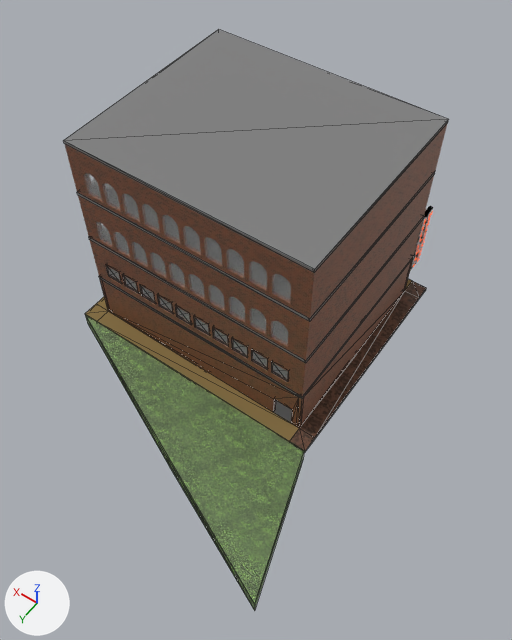
Renders of the glTF model Gangsta Wizards/Main/BUILDINGS/Assembly/A-2/Honky Tonk.glb from each side of a commit.
Before and after are seen from a camera (50 mm lens) standing at (-24.7, 34.9, 51.9) and looking at (-4.5, 6.6, 7.4). The lights are fixed; the arrows at lower left show +X, +Y and +Z. The picture after the commit comes second. Mesh edges are drawn as thin lines on the coarser meshes. Where no turn or scale is listed for an object, it has been applied to the vertices.

Objects in the first picture: 'Floor.001', 'Floor.003', 'Floor.004', 'Floor.005', 'Undeveloped Land.001', 'Walls', 'Walls.001', 'Window.001', 'Window.003', 'Windows' and 3 more.
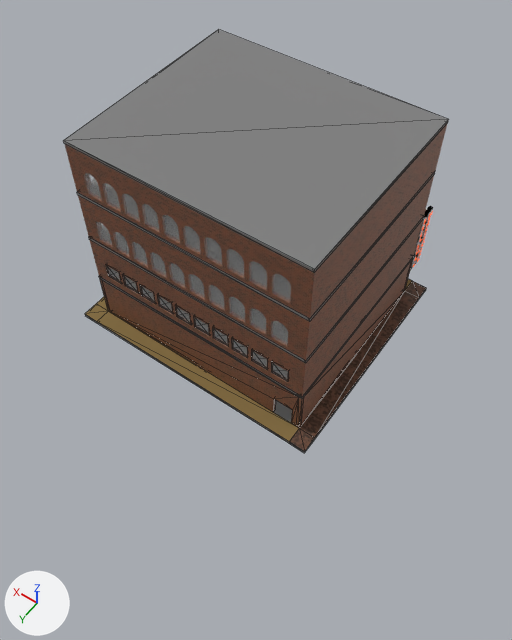
What differs and where, as boxes [x1, y1, x2, y2] in the pictures (512 x 640 px):
'Undeveloped Land.001', deleted (green): before [85, 314, 304, 611]

The edits, one by one:
Object 'Undeveloped Land.001' (ob_undeveloped_land_001) is deleted.
